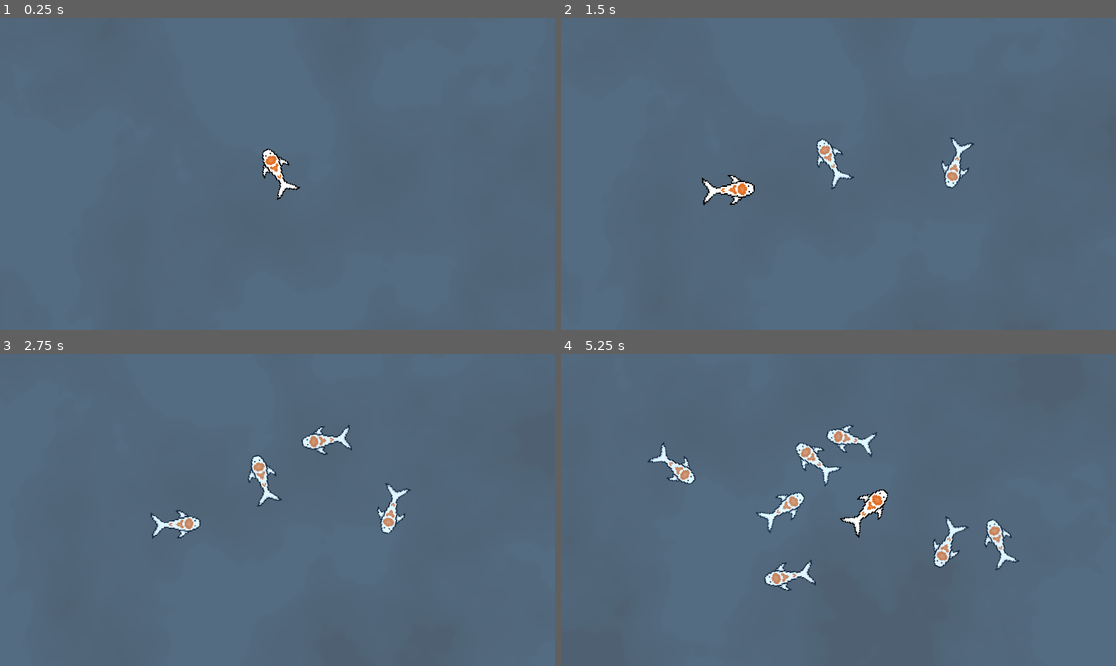
Above: before the commit, frames 1-4 (two rows, left to right).
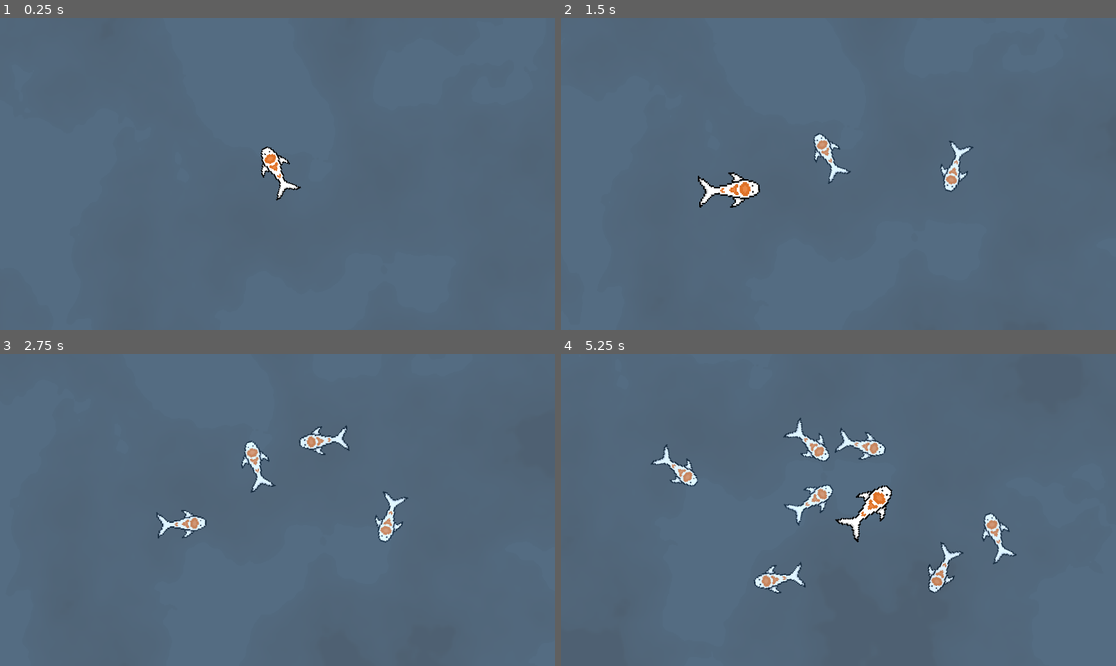
Above: after the commit, the same moments.

Repository: RankedLotus/fish_sim
Game: Godot game, scene res://level.tscn
Same seed, same stepped clock (60 frames per second), same inputs: the game is played once before the commit and once after it. The engine's default icon, where the game draws it, is replaced by a stand-in: a white triangle on a blue panel in a dark square. Sound files missing from this copy of the repository are replaced by a short silence.
Inputs (mouse positions are in pixels of both pictures, inside the frame that each line leads up to):
- Up to frame 1 (0.25 s): no input
- Up to frame 2 (1.5 s): move the mouse to (960, 158) at 0.52 s; click (960, 158) at 0.6 s; move the mouse to (727, 189) at 1.27 s; click (727, 189) at 1.35 s
- Up to frame 3 (2.75 s): move the mouse to (333, 441) at 2.02 s; click (333, 441) at 2.1 s
- Up to frame 4 (5.25 s): move the mouse to (810, 572) at 2.77 s; click (810, 572) at 2.85 s; move the mouse to (1005, 556) at 3.52 s; click (1005, 556) at 3.6 s; move the mouse to (672, 463) at 4.27 s; click (672, 463) at 4.35 s; move the mouse to (866, 510) at 5.02 s; click (866, 510) at 5.1 s

The runs differ from the first frame. In frame 1, 0.3% of the frame differs, in the area x 46-55%, y 41-59%; in frame 2, 1.3%; in frame 3, 1.9%; in frame 4, 4.3%, in the area x 15-83%, y 20-77%.

Commit message:
made basic flipping on contact

Diff:
--- a/basic_bird.gd
+++ b/basic_bird.gd
@@ -1,6 +1,7 @@
 extends Node2D
 
 var has_submerged = false
+var has_flipped = false
 
 func _ready():
 	self.visible = true
@@ -10,8 +11,8 @@
 	$AudioStreamPlayer.play(randf() / 3 + 0.2);
 
 func _physics_process(delta):
-	scale.x = move_toward(scale.x, 3, delta)
-	scale.y = move_toward(scale.y, 3, delta)
+	scale.x = move_toward(scale.x, 3, delta * 4)
+	scale.y = move_toward(scale.y, 3, delta * 4)
 
 	if(scale == Vector2(3, 3) and !has_submerged):
 		has_submerged = true
@@ -20,3 +21,17 @@
 	global_position += $movement.get_position_difference() * delta
 
 	rotation = atan2($movement.dir_vector.y, $movement.dir_vector.x) + PI/2
+
+
+func _on_area_2d_area_entered(area):
+	if(!has_flipped):
+		#$movement.speed += 90
+		#$movement.should_be_flipping = true
+		#$movement.flip_target = $movement.dir_vector * -1
+		$movement.dir_vector *= -1
+		has_flipped = true
+		$sprint_timer.start()
+
+func _on_sprint_timer_timeout():
+	$movement.should_be_flipping = false
+	has_flipped = false
--- a/basic_bird.tscn
+++ b/basic_bird.tscn
@@ -30,7 +30,7 @@
 light_mask = 2
 visibility_layer = 2
 position = Vector2(477, 220)
-scale = Vector2(3.3, 3.3)
+scale = Vector2(4.2, 4.2)
 script = ExtResource("1_rqbdg")
 
 [node name="Sprite2D" type="Sprite2D" parent="."]
@@ -56,3 +56,15 @@
 [node name="AudioStreamPlayer" type="AudioStreamPlayer" parent="."]
 stream = ExtResource("4_w8475")
 volume_db = -5.0
+
+[node name="Area2D" type="Area2D" parent="."]
+
+[node name="CollisionPolygon2D" type="CollisionPolygon2D" parent="Area2D"]
+position = Vector2(0, -0.238095)
+polygon = PackedVector2Array(-5.95238, -13.3333, -1.66666, -19.7619, 2.85715, -19.7619, 6.42857, -13.3333, 6.66667, -10.4762, 12.381, -3.80952, 11.6667, 0, 7.85715, -2.61905, 5.71429, -1.66667, 2.85715, 9.04762, 11.4286, 20, 6.90476, 20.2381, 1.42857, 15.7143, -5.2381, 20.2381, -10.9524, 20.4762, -2.38095, 10.9524, -5, -2.14286, -6.90476, -2.85714, -10.2381, 0.476189, -11.1905, -3.57143, -5.71429, -10)
+
+[node name="sprint_timer" type="Timer" parent="."]
+wait_time = 0.55
+
+[connection signal="area_entered" from="Area2D" to="." method="_on_area_2d_area_entered"]
+[connection signal="timeout" from="sprint_timer" to="." method="_on_sprint_timer_timeout"]
--- a/level.gdshader
+++ b/level.gdshader
@@ -5,7 +5,7 @@
 uniform vec2 scroll = vec2(0.002, 0.002);
 uniform sampler2D noise2 : repeat_enable;
 uniform vec2 scroll2 = vec2(0.003, 0.003);
-uniform float distortion_strength : hint_range(-1, 1) = 0.01;
+uniform float distortion_strength : hint_range(-4, 4) = 4;
 uniform vec4 tone_color : source_color;
 uniform vec4 top_color : source_color;
 uniform float light_start : hint_range(0.0, 1.0) = 0.275;
--- a/movement.gd
+++ b/movement.gd
@@ -1,15 +1,18 @@
 extends Node2D
 
 @export var dir_vector = Vector2(1, 2) #direction
-@export var base_speed = 20
-@export var speed = 20
-var target_speed = 20
+@export var base_speed = 30
+@export var speed = 30
+var target_speed = 30
 var target_rotation = 0
 var curr_rotation = 0
 @export var twitch_frequency = Vector2(1, 10) #defines how often behavior generally changes
 @export var twitch_strength = Vector2(2, 20) #defines the strength of the change in speed (on natural log curve)
 @export var my_timer = 2 #timer on which behavior changes
 @export var quadrant_size = Vector2(650, 350)
+@export var should_be_flipping = false
+var flip_target : Vector2
+
 func get_curr_velocity():
 	return dir_vector * speed
 
@@ -18,12 +21,12 @@
 
 func _physics_process(delta):
 
-
-	#moving to (to smoothen)
+	#moving values from current to target (to smoothen)
 	speed = move_toward(speed, target_speed, randi_range(twitch_frequency.x, twitch_frequency.y))
-	var amt_to_rotate = target_rotation - move_toward(target_rotation, 0, 0.005)
-	dir_vector = dir_vector.rotated(amt_to_rotate)
-	target_rotation = move_toward(target_rotation, 0, 0.005)
+	if(!should_be_flipping):
+		var amt_to_rotate = target_rotation - move_toward(target_rotation, 0, 0.005)
+		dir_vector = dir_vector.rotated(amt_to_rotate)
+		target_rotation = move_toward(target_rotation, 0, 0.005)
 	#rotation = move_toward(rotation, target_rotation, randi_range(twitch_frequency.x, twitch_frequency.y) / 3)
 
 	my_timer = max(my_timer - delta, 0)
@@ -31,11 +34,15 @@
 	if my_timer == 0:
 		var rsign = sign(randf() - 0.5)
 		target_speed = base_speed * log(randi_range(twitch_strength.x, twitch_strength.y))
-		target_rotation = rsign * PI / 4
+		target_rotation = rsign * PI / 4 #MAKE IT SO THEY DON'T ALL TURN THE SAME RADIUS
 		#dir_vector = dir_vector.rotated(rsign * PI / 4)
 		my_timer = randi_range(twitch_frequency.x, twitch_frequency.y)
 
 	quadrant_size = get_viewport().get_visible_rect().size / 2
+
+	if(should_be_flipping):
+		dir_vector.x = move_toward(dir_vector.x, flip_target.x, delta * 6)
+		dir_vector.x = move_toward(dir_vector.y, flip_target.y, delta * 6)
 	#world border:
 	if(global_position.x > quadrant_size.x):
 		dir_vector.x = move_toward(dir_vector.x, -2, delta)
